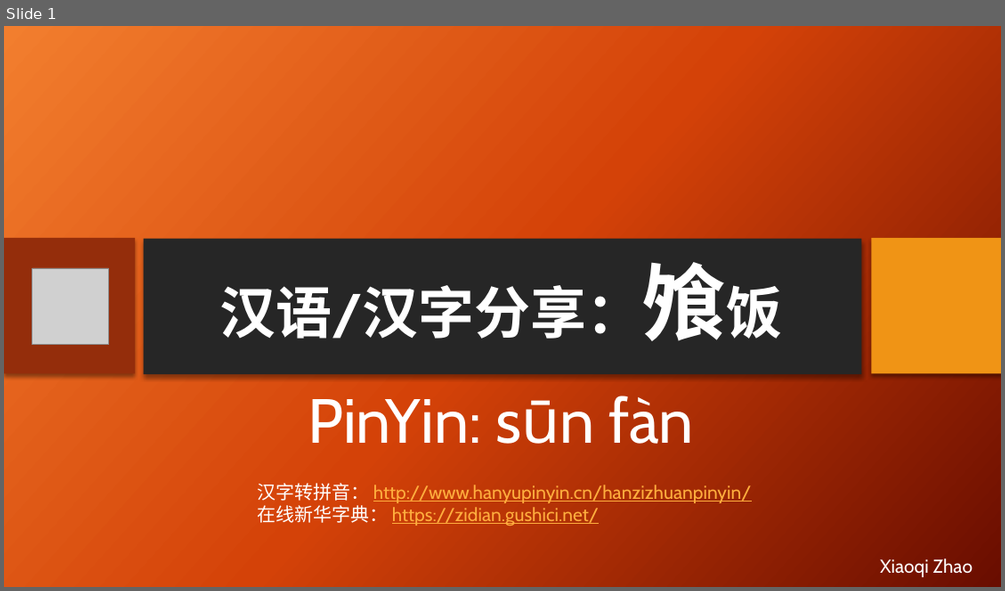
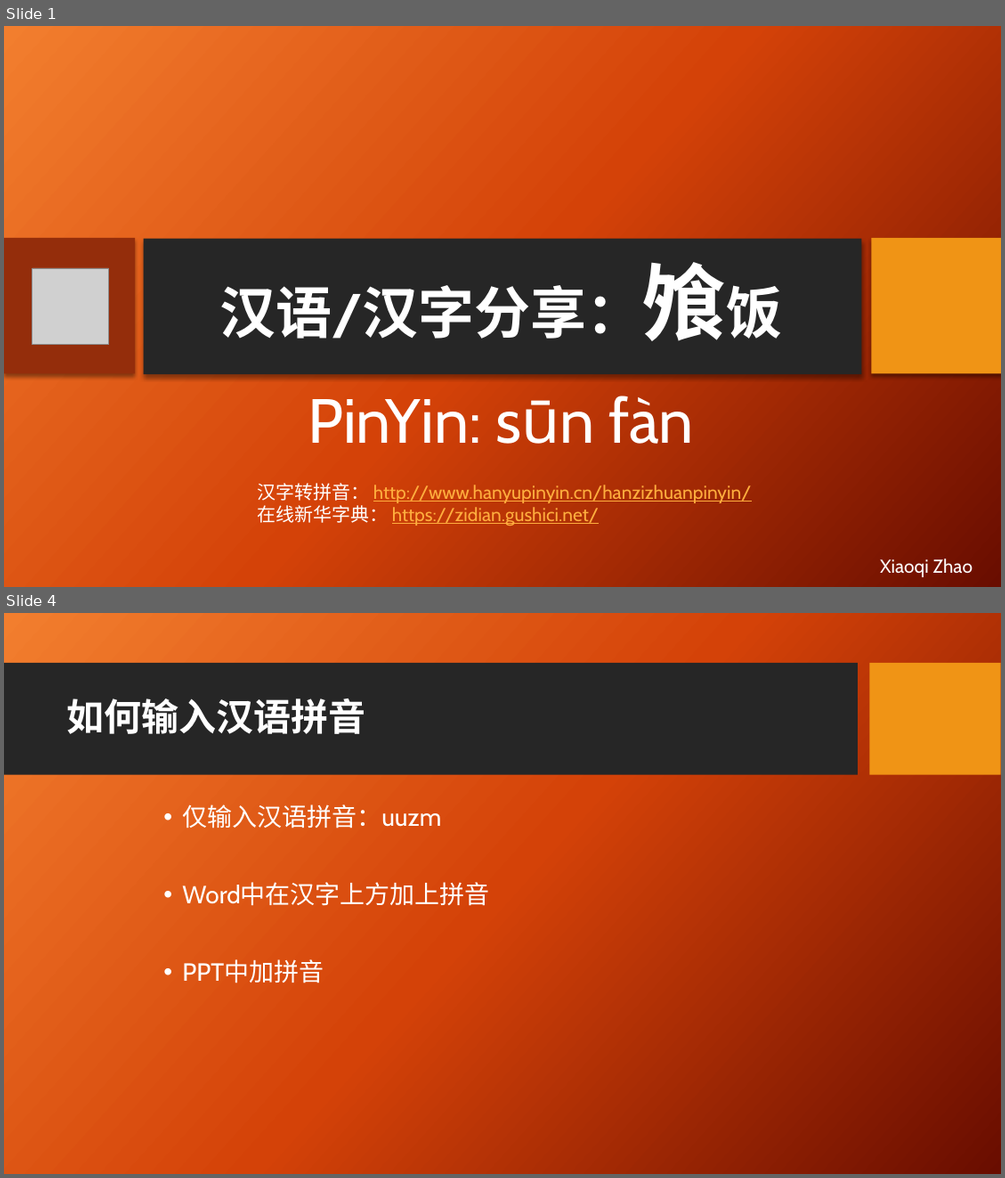
Before and after one commit to yasenstar/self_learning, a slide deck: daily-learning.pptx. Shown one above the other, each under a label of ours: slide 1 before the commit, slides 1 and 4 after it; the slides between them are not shown. The pictures are 1005x591 and 1005x1178 pixels, drawn with LibreOffice and Linux fonts; fonts in the diff are those of the drawing; grey boxes stand for pictures; background and template pictures are left out. Boxes give left, top, right and bottom in pixels: in the first picture for what was removed or moved away, otherwise in the second. Text is boxed around its words. In the diff, an @@ line names an element or a change of style, - is before the commit and + after.

```diff
--- a/daily-learning.pptx
+++ b/daily-learning.pptx
@@ slide 4 added at [4, 613, 1001, 1174], background picture (left out) @@
@@ rectangle added at [4, 663, 858, 775], fill #262626 @@
@@ rectangle added at [870, 663, 1001, 775], fill #F09415 @@
@@ title added at [67, 698, 366, 734], 36 pt, text #FFFFFF, bold @@
+如何输入汉语拼音
@@ text added at [182, 804, 441, 828], 24 pt, text #FFFFFF @@
+• 仅输入汉语拼音：uuzm
@@ text added at [182, 883, 490, 906], 24 pt, text #FFFFFF @@
+• Word中在汉字上方加上拼音
@@ text added at [182, 959, 324, 983], 24 pt, text #FFFFFF @@
+• PPT中加拼音
```
Also in this commit, not shown: 2 other slides added, 5 other files.
